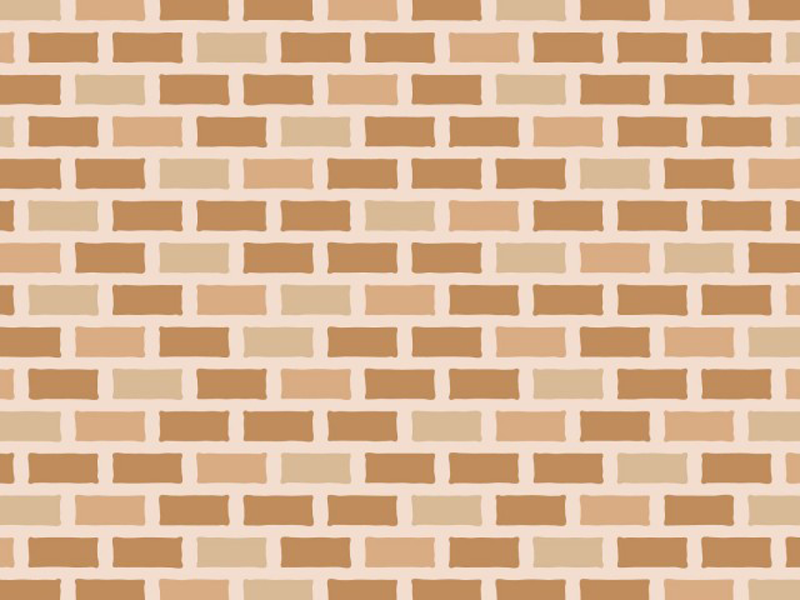
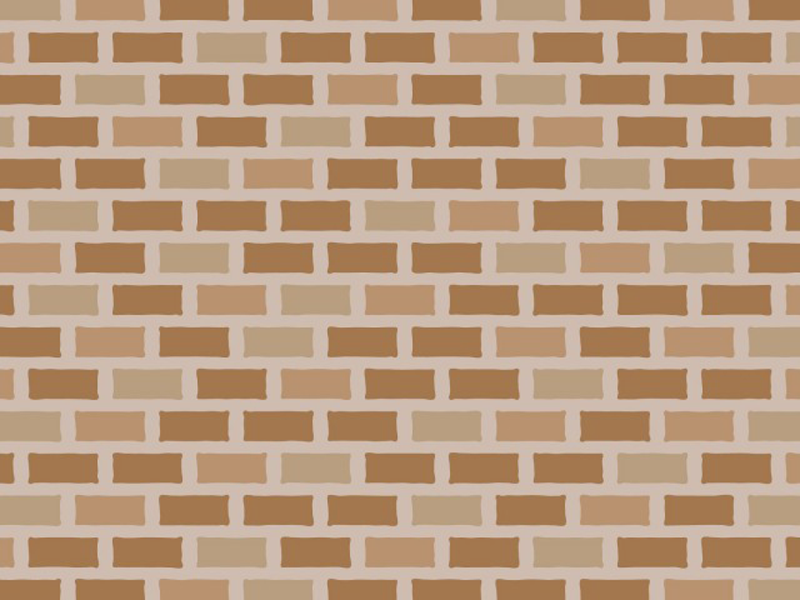
Layers edited between the first and the second 800 x 600 image:
added layer "レイヤー 1" (15%) above "レイヤー 0" over 0, 0, 800, 600
